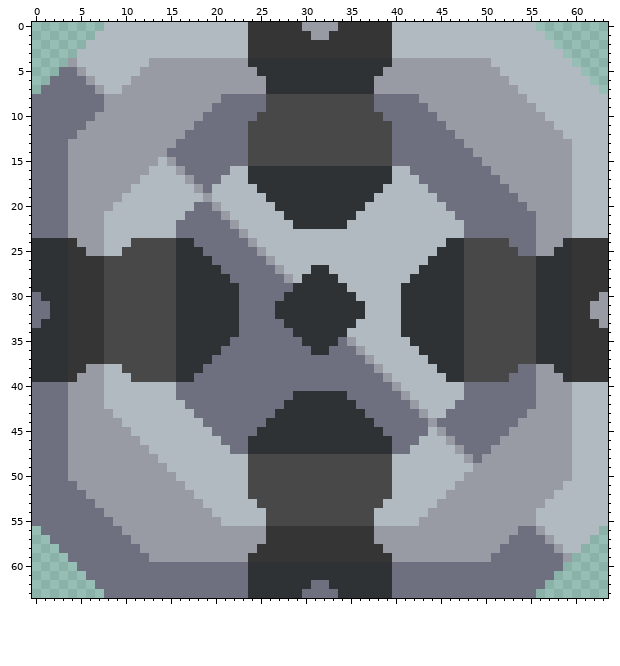
Pixel-art sprite, stored at sprites/blocks/production/advanced-vanilla/advanced-coal-centrifuge.png. Above, as it was before the edit.
The file is 64x64 pixels. Colours within 5 levels of each other are drawn and written as one.
New version:
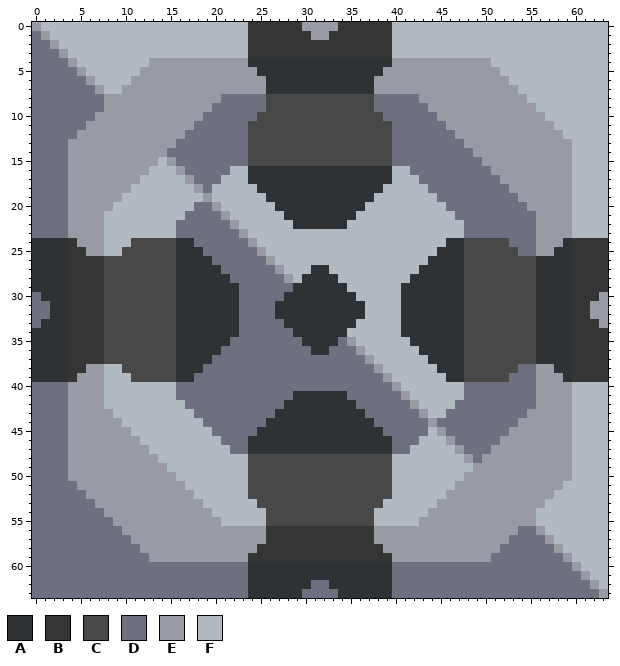
Palette (. is transparent): A #2f3234  B #353535  C #484848  D #6e7080  E #989aa4  F #b0bac0
Diff:
@@ x 0..63 @@
- 0 ........FFFFFFFFFFFFFFFFBBBBBBEEEEBBBBBBFFFFFFFFFFFFFFFF........
- 1 .......FFFFFFFFFFFFFFFFFBBBBBBBEEBBBBBBBFFFFFFFFFFFFFFFFF.......
- 2 ......FFFFFFFFFFFFFFFFFFBBBBBBBBBBBBBBBBFFFFFFFFFFFFFFFFFF......
- 3 .....FFFFFFFFFFFFFFFFFFFBBBBBBBBBBBBBBBBFFFFFFFFFFFFFFFFFFF.....
- 4 ....EFFFFFFFFEEEEEEEEEEEAAAAAAAAAAAAAAAAEEEEEEEEEEEFFFFFFFFF....
- 5 ...DDEFFFFFFEEEEEEEEEEEEEAAAAAAAAAAAAAAEEEEEEEEEEEEEFFFFFFFFF...
- 6 ..DDDDEFFFFEEEEEEEEEEEEEEEAAAAAAAAAAAAEEEEEEEEEEEEEEEFFFFFFFFF..
- 7 .DDDDDDEFFEEEEEEEEEEEEEEEEAAAAAAAAAAAAEEEEEEEEEEEEEEEEFFFFFFFFF.
+ 0 EFFFFFFFFFFFFFFFFFFFFFFFBBBBBBEEEEBBBBBBFFFFFFFFFFFFFFFFFFFFFFFF
+ 1 DEFFFFFFFFFFFFFFFFFFFFFFBBBBBBBEEBBBBBBBFFFFFFFFFFFFFFFFFFFFFFFF
+ 2 DDEFFFFFFFFFFFFFFFFFFFFFBBBBBBBBBBBBBBBBFFFFFFFFFFFFFFFFFFFFFFFF
+ 3 DDDEFFFFFFFFFFFFFFFFFFFFBBBBBBBBBBBBBBBBFFFFFFFFFFFFFFFFFFFFFFFF
+ 4 DDDDEFFFFFFFFEEEEEEEEEEEAAAAAAAAAAAAAAAAEEEEEEEEEEEFFFFFFFFFFFFF
+ 5 DDDDDEFFFFFFEEEEEEEEEEEEEAAAAAAAAAAAAAAEEEEEEEEEEEEEFFFFFFFFFFFF
+ 6 DDDDDDEFFFFEEEEEEEEEEEEEEEAAAAAAAAAAAAEEEEEEEEEEEEEEEFFFFFFFFFFF
+ 7 DDDDDDDEFFEEEEEEEEEEEEEEEEAAAAAAAAAAAAEEEEEEEEEEEEEEEEFFFFFFFFFF
  8 DDDDDDDDEEEEEEEEEEEEEDDDDDCCCCCCCCCCCCDDDDDEEEEEEEEEEEEFFFFFFFFF
@@ x 0..63 @@
 55 DDDDDDDDDEEEEEEEEEEEEFFFFFCCCCCCCCCCCCFFFFFEEEEEEEEEEEEEFFFFFFFF
-56 .DDDDDDDDDEEEEEEEEEEEEEEEEBBBBBBBBBBBBEEEEEEEEEEEEEEEEDDEFFFFFF.
-57 ..DDDDDDDDDEEEEEEEEEEEEEEEBBBBBBBBBBBBEEEEEEEEEEEEEEEDDDDEFFFF..
-58 ...DDDDDDDDDEEEEEEEEEEEEEBBBBBBBBBBBBBBEEEEEEEEEEEEEDDDDDDEFF...
-59 ....DDDDDDDDDEEEEEEEEEEEBBBBBBBBBBBBBBBBEEEEEEEEEEEDDDDDDDDE....
-60 .....DDDDDDDDDDDDDDDDDDDAAAAAAAAAAAAAAAADDDDDDDDDDDDDDDDDDD.....
-61 ......DDDDDDDDDDDDDDDDDDAAAAAAAAAAAAAAAADDDDDDDDDDDDDDDDDD......
-62 .......DDDDDDDDDDDDDDDDDAAAAAAADDAAAAAAADDDDDDDDDDDDDDDDD.......
-63 ........DDDDDDDDDDDDDDDDAAAAAADDDDAAAAAADDDDDDDDDDDDDDDD........
+56 DDDDDDDDDDEEEEEEEEEEEEEEEEBBBBBBBBBBBBEEEEEEEEEEEEEEEEDDEFFFFFFF
+57 DDDDDDDDDDDEEEEEEEEEEEEEEEBBBBBBBBBBBBEEEEEEEEEEEEEEEDDDDEFFFFFF
+58 DDDDDDDDDDDDEEEEEEEEEEEEEBBBBBBBBBBBBBBEEEEEEEEEEEEEDDDDDDEFFFFF
+59 DDDDDDDDDDDDDEEEEEEEEEEEBBBBBBBBBBBBBBBBEEEEEEEEEEEDDDDDDDDEFFFF
+60 DDDDDDDDDDDDDDDDDDDDDDDDAAAAAAAAAAAAAAAADDDDDDDDDDDDDDDDDDDDEFFF
+61 DDDDDDDDDDDDDDDDDDDDDDDDAAAAAAAAAAAAAAAADDDDDDDDDDDDDDDDDDDDDEFF
+62 DDDDDDDDDDDDDDDDDDDDDDDDAAAAAAADDAAAAAAADDDDDDDDDDDDDDDDDDDDDDEF
+63 DDDDDDDDDDDDDDDDDDDDDDDDAAAAAADDDDAAAAAADDDDDDDDDDDDDDDDDDDDDDDE
Changed places in both pictures, as pixel boxes (x1, y1, x2, y2):
added: (32, 22, 104, 94)
added: (536, 22, 608, 94)
added: (32, 526, 104, 598)
added: (536, 526, 608, 598)
